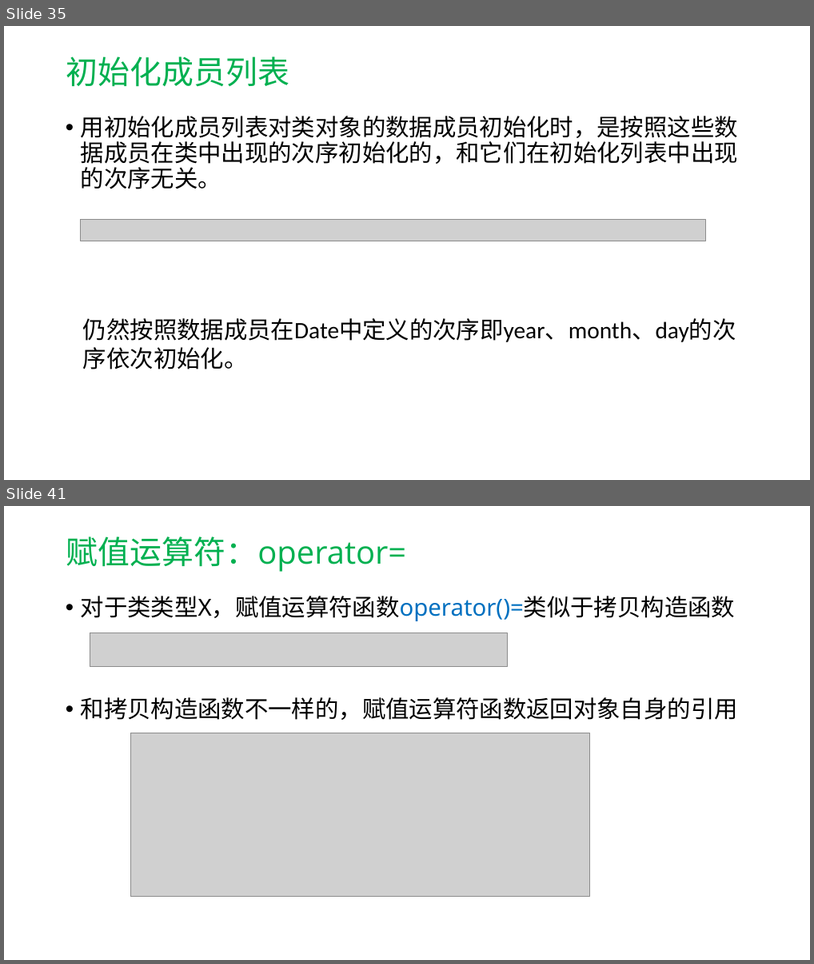
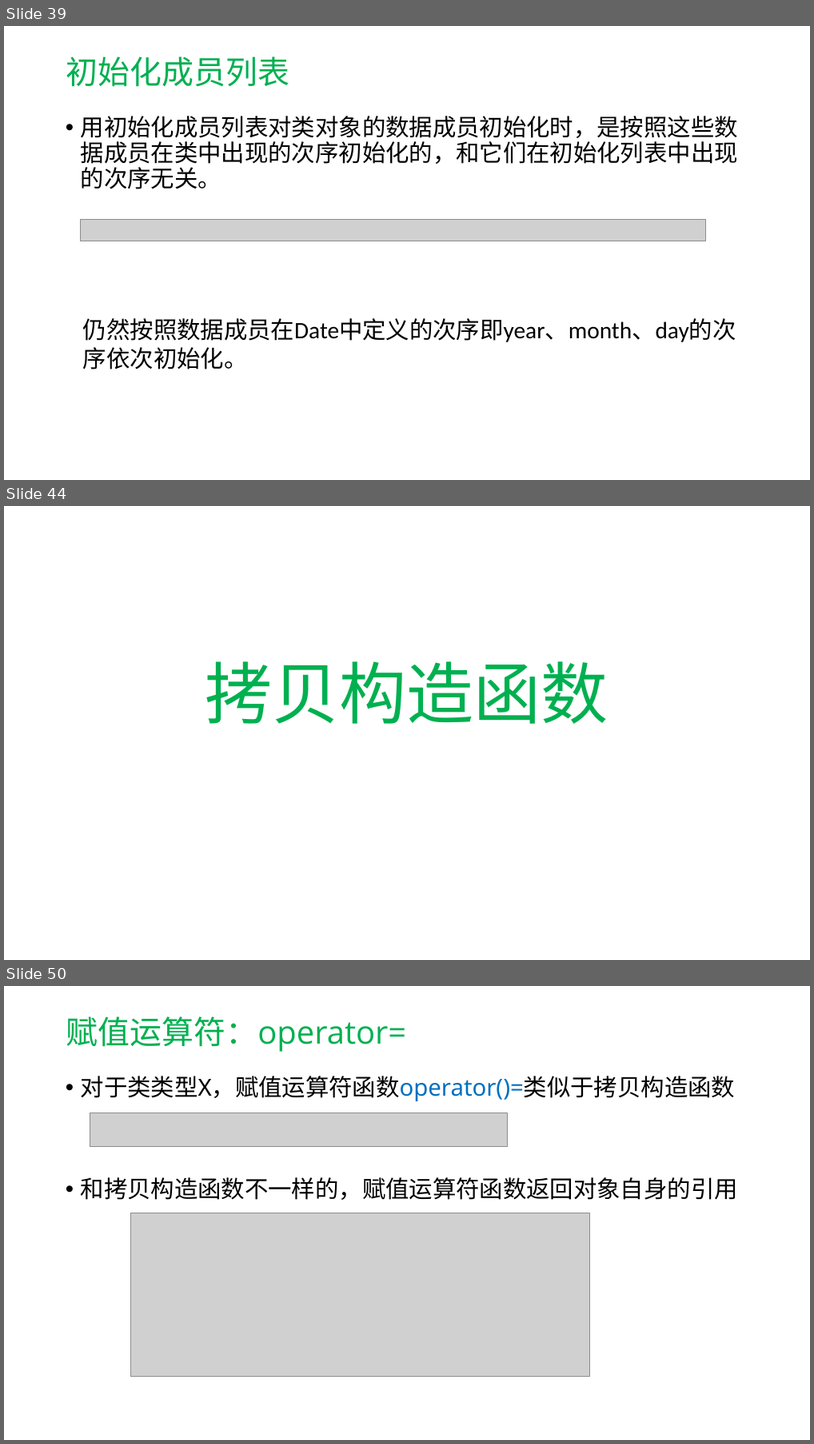
Before and after one commit to hwdong-net/cplusplus17, a slide deck: ppt/第7章 类和对象.pptx. Shown one above the other, each under a label of ours: slides 35 and 41 before the commit, slides 39, 44 and 50 after it; the slides between them are not shown. The pictures are 814x964 and 814x1444 pixels, drawn with LibreOffice and Linux fonts; fonts in the diff are those of the drawing; grey boxes stand for pictures. Boxes give left, top, right and bottom in pixels: in the first picture for what was removed or moved away, otherwise in the second. Text is boxed around its words. In the diff, an @@ line names an element or a change of style, - is before the commit and + after.

```diff
--- a/ppt/第7章 类和对象.pptx
+++ b/ppt/第7章 类和对象.pptx
@@ slide 44 added at box(4, 506, 810, 960), background #FFFFFF @@
@@ title added at box(206, 661, 609, 724), 80 pt, text #00B050 @@
+拷贝构造函数
@@ what was slide 35 is now slide 39 @@
@@ what was slide 41 is now slide 50 @@
```
Also in this commit, not shown: 17 slides changed, 8 other slides added.
